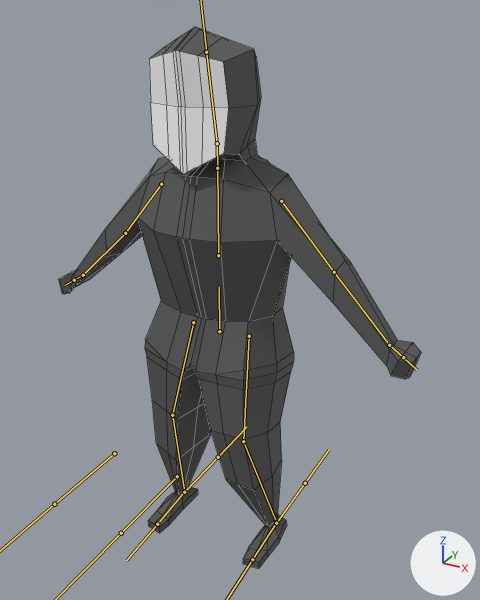
Renders of the FBX model Assets/_Project/Scenes/PlayerModel/LowPolyMan.fbx from each side of a commit.
Before and after are seen from a 50 mm camera at (0.997, -1.787, 1.946) aimed at (-0.057, 0.131, 0.987). The lights are fixed; the arrows at lower right show +X, +Y and +Z. Both versions are drawn at frame 22 of the action 'Armature|StepLeft'; the numbers are the values there. The bones that bend it are drawn over the model as lines. Mesh edges are drawn as thin lines.

In view in the first picture: 'LowPolyPerson'.
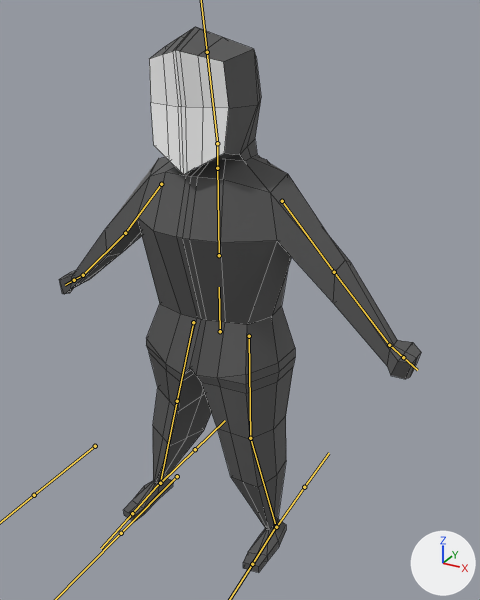
The change, as a diff of the scene's bpy script:
```diff
--- a/Assets/_Project/Scenes/PlayerModel/LowPolyMan.fbx.py
+++ b/Assets/_Project/Scenes/PlayerModel/LowPolyMan.fbx.py
@@ bone_legupper_l @@
 bone_legupper_l = bpy.data.objects['Armature'].pose.bones['LegUpper.l']  # child of 'Stomach'
-bone_legupper_l.rotation_quaternion = (0.984, 0.09, 0.149, 0.048)  # degrees (12, 17, 7)
+bone_legupper_l.rotation_quaternion = (0.988, 0.034, 0.146, 0.046)  # degrees (5, 17, 6)
@@ bone_leglower_l @@
 bone_leglower_l = bpy.data.objects['Armature'].pose.bones['LegLower.l']  # child of 'LegUpper.l'
-bone_leglower_l.rotation_quaternion = (0.983, -0.182, 0.0, -0.028)  # degrees (-21, -1, -3)
+bone_leglower_l.rotation_quaternion = (0.997, -0.079, 0.0, -0.012)  # degrees (-9, 0, -1)
@@ bone_foot_l @@
 bone_foot_l = bpy.data.objects['Armature'].pose.bones['Foot.l']  # child of 'LegLower.l'
-bone_foot_l.rotation_quaternion = (0.985, 0.098, -0.068, 0.129)  # degrees (10, -9, 14)
+bone_foot_l.rotation_quaternion = (0.988, 0.05, -0.067, 0.133)  # degrees (5, -8, 15)
@@ bone_legupper_r @@
 bone_legupper_r = bpy.data.objects['Armature'].pose.bones['LegUpper.r']  # child of 'Stomach'
-bone_legupper_r.rotation_quaternion = (0.995, 0.032, 0.063, -0.07)  # degrees (3, 7, -8)
+bone_legupper_r.rotation_quaternion = (0.984, -0.074, 0.102, -0.129)  # degrees (-10, 10, -16)
@@ bone_leglower_r @@
 bone_leglower_r = bpy.data.objects['Armature'].pose.bones['LegLower.r']  # child of 'LegUpper.r'
-bone_leglower_r.rotation_quaternion = (0.998, -0.062, 0.0, 0.004)  # degrees (-7, 0, 0)
+bone_leglower_r.rotation_quaternion = (0.989, 0.15, 0.0, -0.009)  # degrees (17, 0, -1)
@@ bone_foot_r @@
 bone_foot_r = bpy.data.objects['Armature'].pose.bones['Foot.r']  # child of 'LegLower.r'
-bone_foot_r.rotation_quaternion = (0.995, 0.028, 0.046, 0.079)  # degrees (4, 5, 9)
+bone_foot_r.rotation_quaternion = (0.982, -0.076, 0.13, 0.111)  # degrees (-7, 16, 12)
```

What differs and where, as boxes (x1, y1, x2, y2) in the pictures (480 x 600 px):
'LowPolyPerson', posed
    before: (59, 27, 421, 568)
    after: (59, 27, 421, 573)
bone 'LegUpper.l', root to tip
    before: (249, 336) to (243, 441)
    after: (249, 336) to (250, 438)
bone 'LegLower.l', root to tip
    before: (243, 441) to (276, 522)
    after: (250, 438) to (276, 526)
bone 'Foot.l', root to tip
    before: (276, 522) to (252, 559)
    after: (276, 526) to (252, 564)
bone 'LegUpper.r', root to tip
    before: (193, 322) to (172, 415)
    after: (193, 322) to (177, 401)
bone 'LegLower.r', root to tip
    before: (172, 415) to (184, 491)
    after: (177, 401) to (160, 482)
bone 'Foot.r', root to tip
    before: (184, 491) to (157, 524)
    after: (160, 482) to (132, 513)
